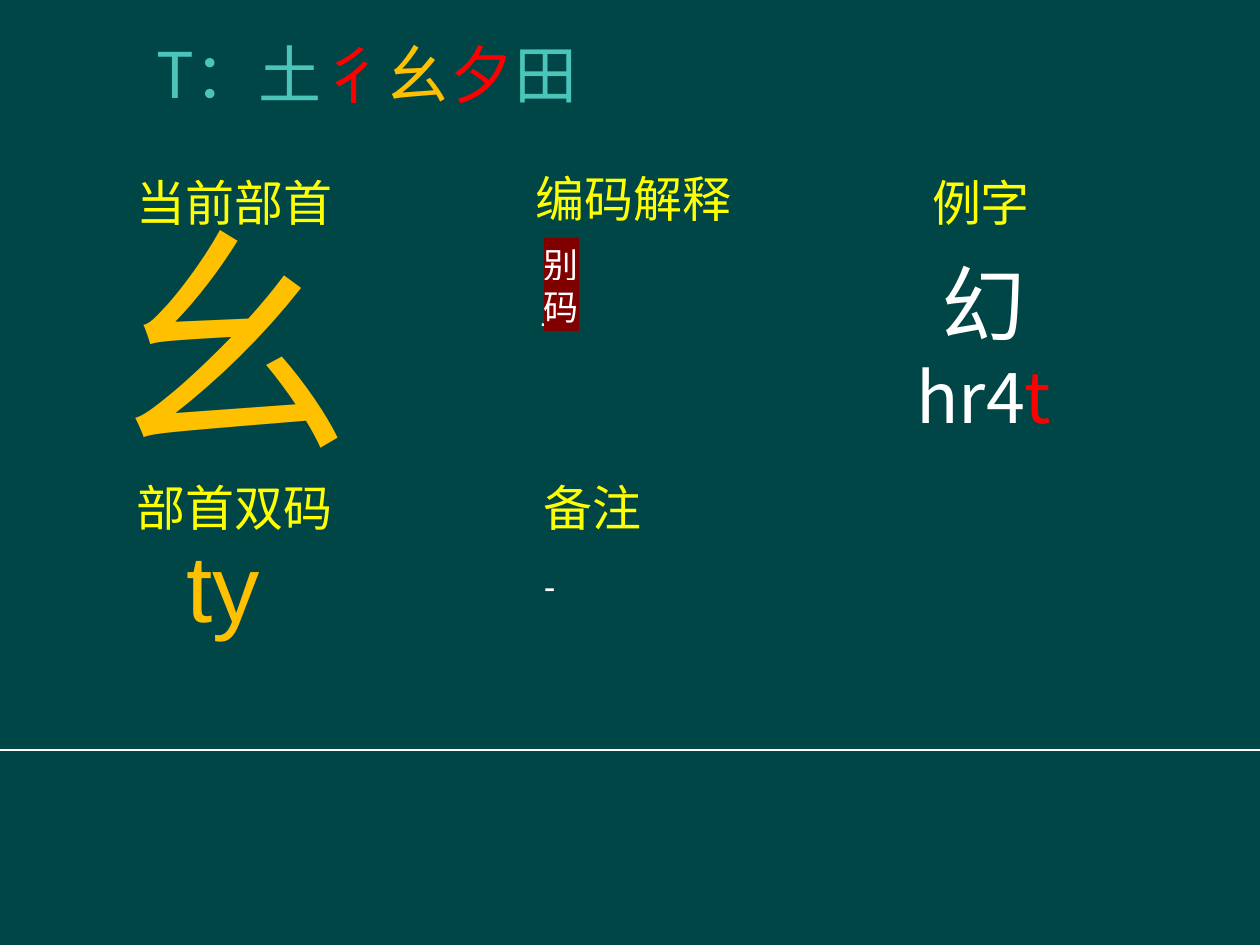
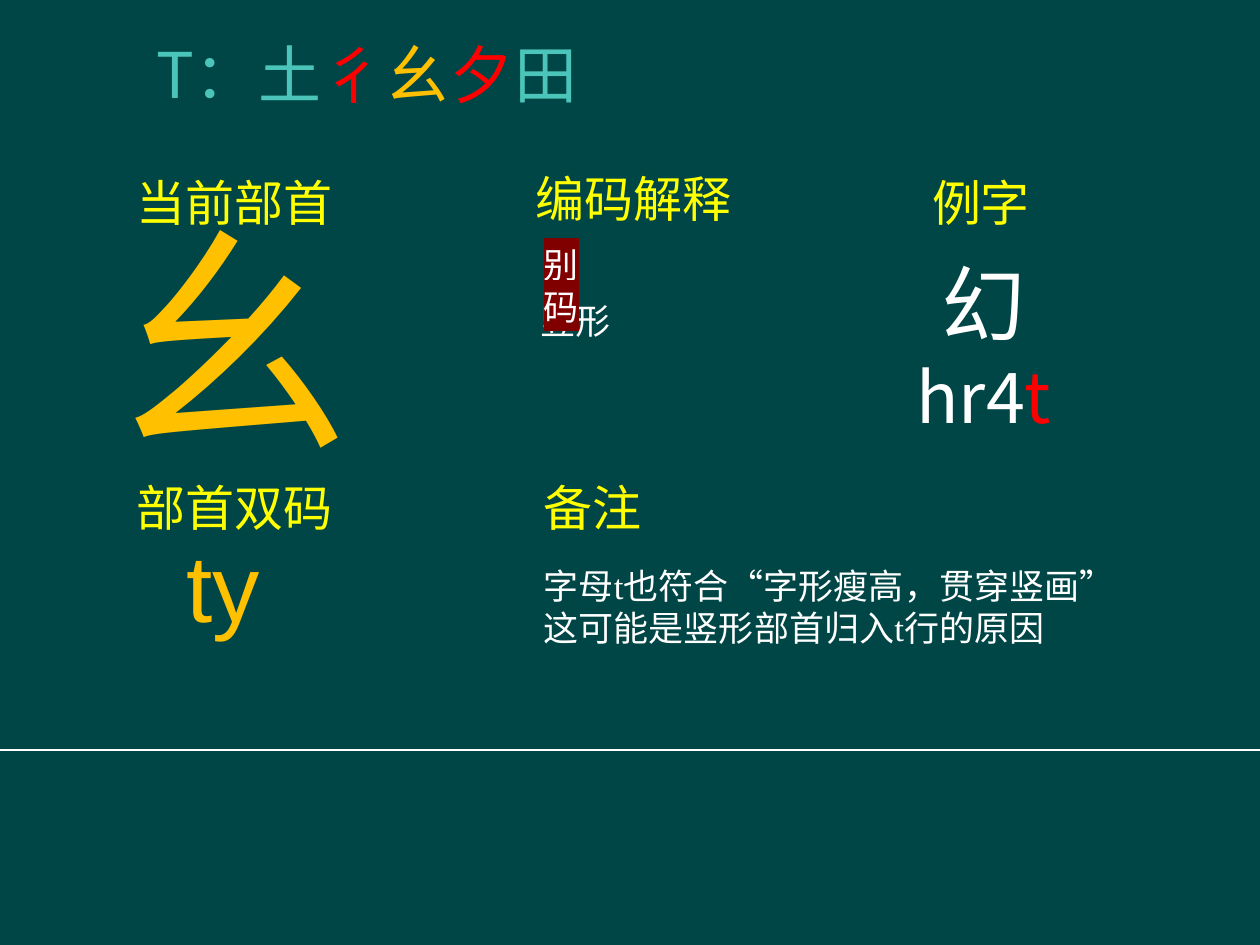
Before and after one commit to Amatiri/Elucidative-Chinese-IME, a slide deck: slide 136 of help/部首表.pptx. Drawn at 1260x945 pixels with LibreOffice and Linux fonts; fonts in the diff are those of the drawing; background and template pictures are left out. Boxes give left, top, right and bottom in pixels: in the first picture for what was removed or moved away, otherwise in the second. Text is boxed around its words. In the diff, an @@ line names an element or a change of style, - is before the commit and + after.

```diff
--- a/help/部首表.pptx
+++ b/help/部首表.pptx
@@ text at [540, 299, 610, 344]: text changed; font Arial to Times New Roman @@
--
+竖形
@@ text removed at [532, 558, 575, 614] @@
--
@@ text added at [544, 569, 1115, 644], 20 pt, text #FFFFFF @@
+字母t也符合“字形瘦高，贯穿竖画”
+这可能是竖形部首归入t行的原因
```
Also in this commit, not shown: 1 other slide changed, 6 other files.
